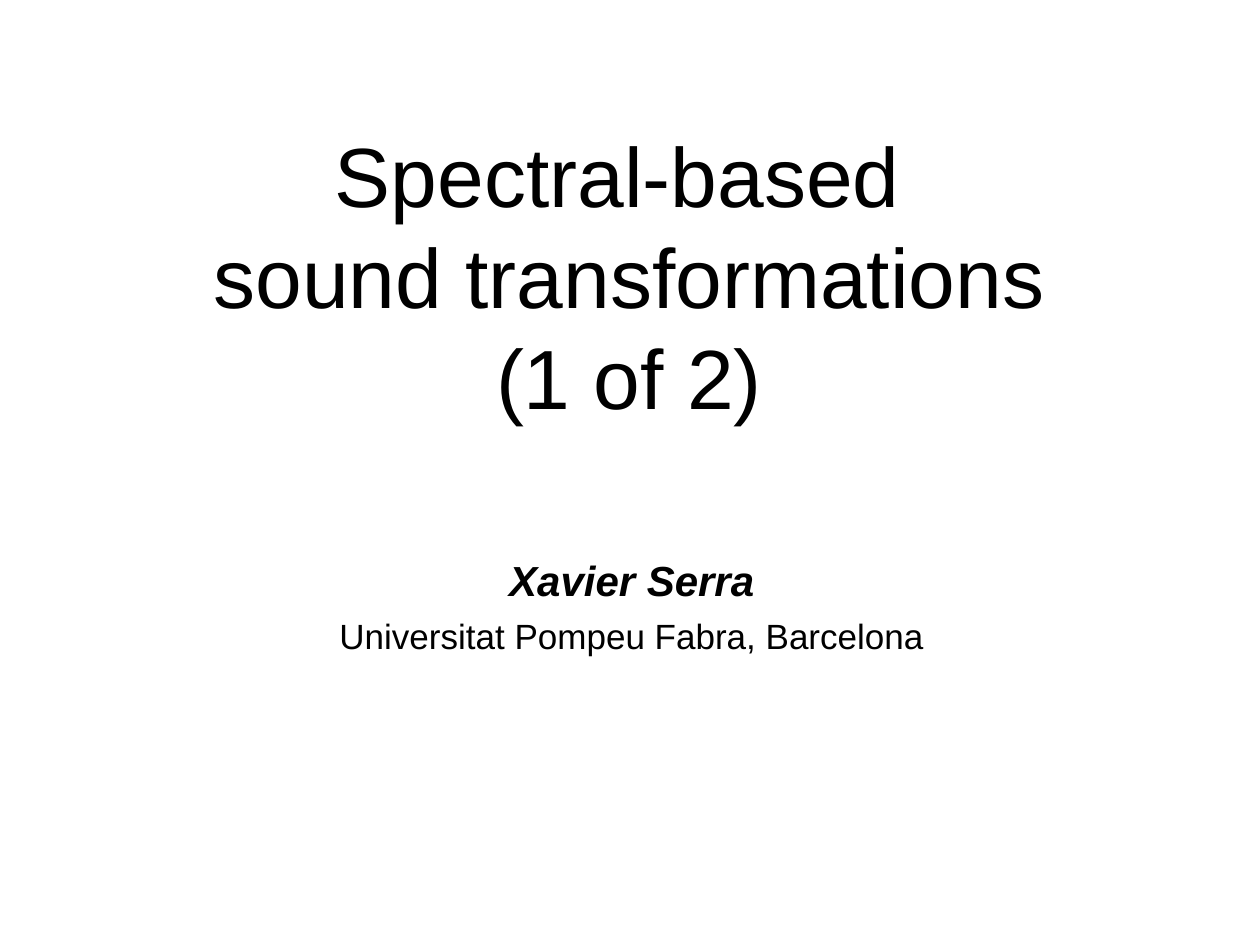
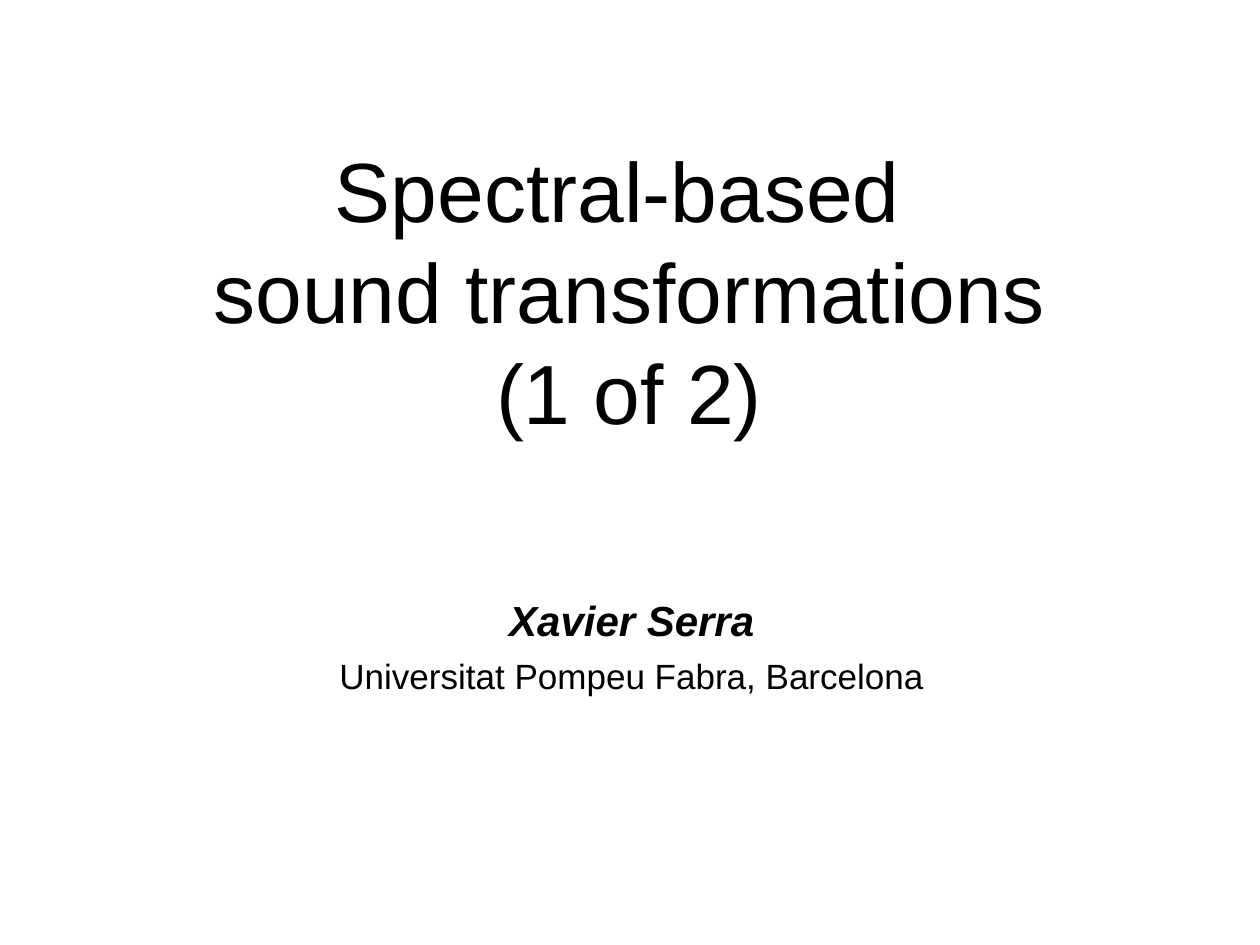
Before and after one commit to MTG/sms-tools, a slide deck: slide 1 of lectures/8-Sound-transformations/Sound-transformations-1.odp. Drawn at 1260x945 pixels with LibreOffice and Linux fonts; fonts in the diff are those of the drawing. Boxes give left, top, right and bottom in pixels: in the first picture for what was removed or moved away, otherwise in the second. Text is boxed around its words. In the diff, an @@ line names an element or a change of style, - is before the commit and + after.

```diff
--- a/lectures/8-Sound-transformations/Sound-transformations-1.odp
+++ b/lectures/8-Sound-transformations/Sound-transformations-1.odp
@@ title "Spectral-based sound transformations (1 of ...": place and size @@
-title "Spectral-based sound transformations (1 of ..." at box(214, 146, 1044, 424)
+title "Spectral-based sound transformations (1 of ..." at box(214, 161, 1044, 439)
@@ text "Xavier Serra": place and size @@
-text "Xavier Serra" at box(339, 565, 924, 656)
+text "Xavier Serra" at box(339, 605, 924, 695)
```
Also in this commit, not shown: 4 other slides changed, 4 slides added, 1 slide removed, 17 other files.
